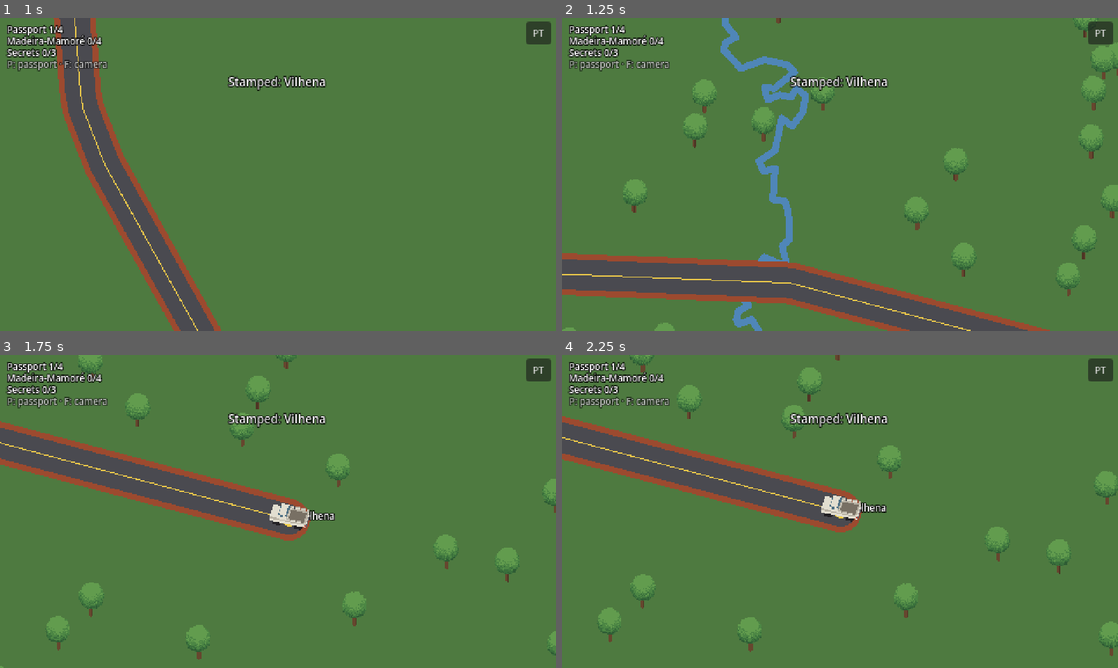
Above: before the commit, frames 1-4 (two rows, left to right).
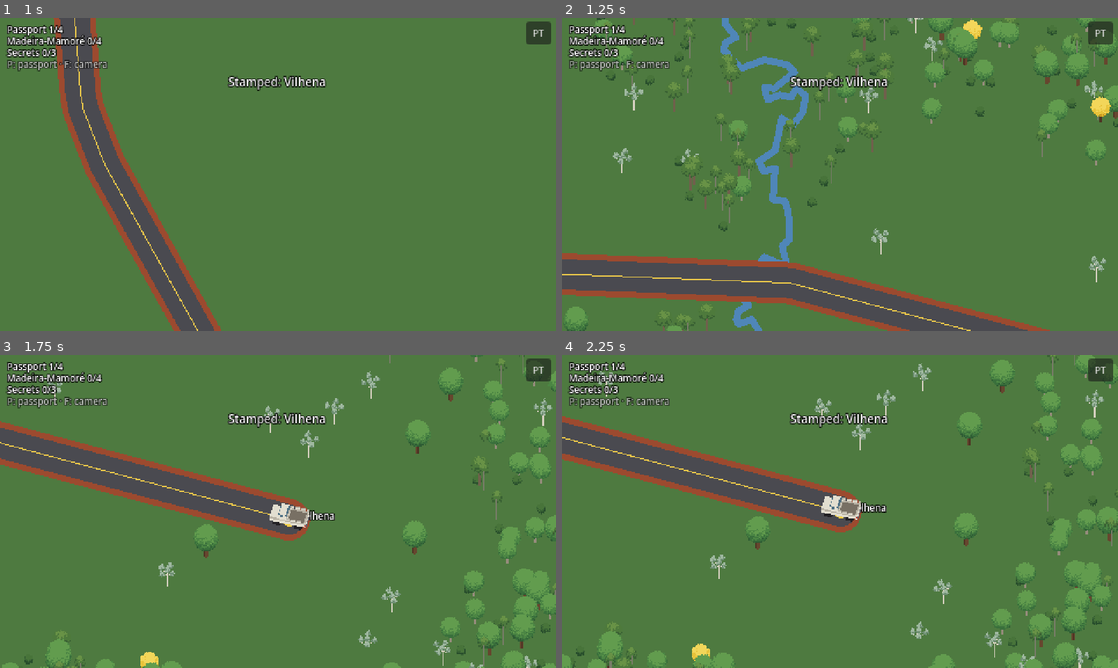
Above: after the commit, the same moments.

Repository: SevenZeroSev3n/explore-rondonia
Game: Godot game, scene res://scenes/main.tscn
Same seed, same stepped clock (60 frames per second), same inputs: the game is played once before the commit and once after it.
Inputs (mouse positions are in pixels of both pictures, inside the frame that each line leads up to):
- Up to frame 1 (1 s): click "Let's go" at 0.5 s
- Up to frame 2 (1.25 s): no input
- Up to frame 3 (1.75 s): tap Enter (interact) at 1.25 s; move the mouse to (400, 495) at 1.27 s; hold E (rotate_view_right) from 1.28 s (still down); hold Enter (interact) from 1.28 s (still down); click (400, 495) at 1.42 s
- Up to frame 4 (2.25 s): release E (rotate_view_right) at 2 s; release Enter (interact) at 2 s; drag from (728, 527) to (812, 574) at 2.02 s

Frame 1 is identical in both runs. In frame 2, 7.8% of the frame differs, in the area x 0-100%, y 0-100%; in frame 3, 7.4%; in frame 4, 8.5%.

Commit message:
feat: dense forest of six real Rondônia trees and detailed art guides
Forest (ADR 0004 update):
- Six tree species plus an undergrowth shrub as stacks: castanheira,
  seringueira, açaí, buriti, ipê-amarelo in bloom, embaúba, shrub
  (code-drawn placeholders, replaceable by four-view sheets)
- scripts/world/forest.gd picks species by habitat: mixed forest with
  noise-driven groves and clearings, buriti/açaí along rivers, sparse
  embaúbas and lone protected castanheiras in the pasture along BR-364
- About six times more plants; planting and clearing go through
  per-frame queues, so crossing chunk borders no longer stalls (worst
  native frame 34 ms -> under 6 ms)
- The old single "tree" stack is now "castanheira"

Art guides in art/views/ replace the short README:
00-workflow (format, steps, checklist, troubleshooting),
01-vehicles-and-traveler, 02-madeira-mamore, 03-forest — each object
with file name, target size, look, palette and a full prompt.

84 GUT tests, 32 Python tests.

Co-Authored-By: Claude Opus 5.5 <noreply@anthropic.com>

Diff:
--- /dev/null
+++ b/game/scripts/world/forest.gd
@@ -0,0 +1,76 @@
+class_name Forest
+extends RefCounted
+## What grows where on layer 1. Pure rules, no nodes: the state map measures the
+## habitat (distance to road and rivers) and asks which species, if any, stands
+## at each candidate spot. Species are real Rondônia trees (art/views/03-forest.md).
+
+enum Habitat { FOREST, RIVERSIDE, PASTURE }
+
+## Slice counts: the contract with tools/build_stacks.py.
+const SLICES := {
+	"castanheira": 26, "seringueira": 20, "acai": 24, "buriti": 24,
+	"ipe": 20, "embauba": 18, "shrub": 6,
+}
+
+## Relative weights per habitat. Castanheiras are protected by law, so in Rondônia
+## they often stand alone in pasture after the forest around them was cleared.
+const WEIGHTS := {
+	Habitat.FOREST: {"castanheira": 3.0, "seringueira": 4.0, "acai": 3.0, "embauba": 1.0, "ipe": 0.5, "buriti": 0.5},
+	Habitat.RIVERSIDE: {"buriti": 5.0, "acai": 4.0, "seringueira": 1.0, "embauba": 0.5},
+	Habitat.PASTURE: {"embauba": 2.0, "castanheira": 1.0},
+}
+
+## Chance a tree candidate is kept: dense forest, fairly dense riverbanks, sparse pasture.
+const DENSITY := {Habitat.FOREST: 0.9, Habitat.RIVERSIDE: 0.75, Habitat.PASTURE: 0.07}
+const SHRUB_DENSITY := {Habitat.FOREST: 0.7, Habitat.RIVERSIDE: 0.5, Habitat.PASTURE: 0.0}
+
+const RIVERSIDE_DISTANCE := 70.0     ## px from a river
+const PASTURE_DISTANCE := 160.0      ## px from BR-364: the cleared belt along the road
+
+var _noise := FastNoiseLite.new()
+
+
+func _init(world_seed: int = 364) -> void:
+	_noise.seed = world_seed
+	_noise.noise_type = FastNoiseLite.TYPE_SIMPLEX_SMOOTH
+	_noise.frequency = 0.004             # clearings and groves a few hundred px across
+
+
+static func habitat(road_distance: float, river_distance: float) -> Habitat:
+	if river_distance <= RIVERSIDE_DISTANCE:
+		return Habitat.RIVERSIDE
+	if road_distance <= PASTURE_DISTANCE:
+		return Habitat.PASTURE
+	return Habitat.FOREST
+
+
+## 0..1: how wooded this spot is (forest has groves and clearings, never uniform).
+func cover(p: Vector2) -> float:
+	return clampf(0.75 + _noise.get_noise_2dv(p) * 0.7, 0.0, 1.0)
+
+
+## Species for a tree candidate, or "" when nothing grows there. keep_roll and
+## species_roll are uniform in [0, 1) (deterministic per candidate).
+func tree_at(h: Habitat, p: Vector2, keep_roll: float, species_roll: float) -> String:
+	var chance: float = DENSITY[h] * (cover(p) if h == Habitat.FOREST else 1.0)
+	if keep_roll >= chance:
+		return ""
+	return pick(WEIGHTS[h], species_roll)
+
+
+func shrub_at(h: Habitat, p: Vector2, keep_roll: float) -> bool:
+	return keep_roll < SHRUB_DENSITY[h] * (cover(p) if h == Habitat.FOREST else 1.0)
+
+
+## Weighted choice; roll in [0, 1).
+static func pick(weights: Dictionary, roll: float) -> String:
+	var total := 0.0
+	for w in weights.values():
+		total += w
+	var acc := 0.0
+	var target := roll * total
+	for name in weights:
+		acc += weights[name]
+		if target < acc:
+			return name
+	return weights.keys()[-1]
--- a/game/scripts/world/state_map.gd
+++ b/game/scripts/world/state_map.gd
@@ -2,15 +2,18 @@
 ## Layer 1: the whole state, from game/data/geo/state_map.json (ADR 0002/0003).
 ## North-up; trees are streamed in chunks around the truck.
 
-const TREE_SHEET := preload("res://assets/stacks/tree/tree_slices.png")
-const TREE_SLICES := 26
 const ASPHALT_HALF_WIDTH := 13.0
 const SHOULDER_HALF_WIDTH := 18.0
 const ROAD_TREE_CLEARANCE := 44.0
 const RIVER_HALF_WIDTH := 3.0
 const CHUNK_SIZE := 384.0
 const CHUNK_RADIUS := 1          ## chunks kept around the truck's chunk in each direction
-const TREES_PER_CHUNK := 18
+const TREES_PER_CHUNK := 300
+const SHRUBS_PER_CHUNK := 130
+## Planting and clearing are spread over frames so crossing a chunk border never
+## stalls a frame (hundreds of stacks per chunk; the web build is slower than native).
+const PLANTS_PER_FRAME := 90
+const CLEARS_PER_FRAME := 200
 const WORLD_SEED := 364
 const STAMP_RADIUS := 70.0
 const SPOT_REVEAL_DISTANCE := 500.0   ## secrets show a glint only when you are near
@@ -32,6 +35,10 @@
 var road_index: PolylineIndex
 var river_index: PolylineIndex
 var _chunks: Dictionary = {}     ## Vector2i -> Array[Node]
+var forest := Forest.new(WORLD_SEED)
+var _sheets: Dictionary = {}     ## species -> Texture2D
+var _to_plant: Array = []        ## [chunk, candidate, is_shrub], nearest chunks first
+var _to_clear: Array[Node] = []
 var _last_chunk := Vector2i(1 << 30, 1 << 30)
 var diorama: Diorama                  ## the active layer-2 scene, or null on the state map
 
@@ -90,6 +97,7 @@
 	if c != _last_chunk:
 		_last_chunk = c
 		_stream_chunks(c)
+	_work_queues()
 
 
 func _unhandled_input(event: InputEvent) -> void:
@@ -274,29 +282,73 @@
 			wanted[center + Vector2i(dx, dy)] = true
 	for c in _chunks.keys():
 		if not wanted.has(c):
-			for n: Node in _chunks[c]:
-				n.queue_free()
+			_to_clear.append_array(_chunks[c])
 			_chunks.erase(c)
-	for c in wanted:
-		if not _chunks.has(c):
-			_chunks[c] = _build_chunk(c)
-
-
-func _build_chunk(c: Vector2i) -> Array[Node]:
-	var nodes: Array[Node] = []
-	for cand in TreeScatter.candidates(c, CHUNK_SIZE, TREES_PER_CHUNK, WORLD_SEED):
-		var p: Vector2 = cand.pos
-		if not is_inside_state(p):
+	_to_plant = _to_plant.filter(func(job): return wanted.has(job[0]))
+	var fresh: Array = wanted.keys().filter(func(c): return not _chunks.has(c))
+	fresh.sort_custom(func(a, b): return (a - center).length_squared() < (b - center).length_squared())
+	for c in fresh:
+		_chunks[c] = [] as Array[Node]
+		for cand in TreeScatter.candidates(c, CHUNK_SIZE, TREES_PER_CHUNK, WORLD_SEED):
+			_to_plant.append([c, cand, false])
+		for cand in TreeScatter.candidates(c, CHUNK_SIZE, SHRUBS_PER_CHUNK, WORLD_SEED + 1):
+			_to_plant.append([c, cand, true])
+
+
+## Plants and clears a bounded amount each frame.
+func _work_queues(plant_budget: int = PLANTS_PER_FRAME) -> void:
+	var cleared := 0
+	while not _to_clear.is_empty() and cleared < CLEARS_PER_FRAME:
+		var n: Node = _to_clear.pop_back()
+		if is_instance_valid(n):
+			n.queue_free()
+		cleared += 1
+	var planted := 0
+	while not _to_plant.is_empty() and planted < plant_budget:
+		var job: Array = _to_plant.pop_front()
+		planted += 1
+		if not _chunks.has(job[0]):
 			continue
-		if road_index.distance_within(p, ROAD_TREE_CLEARANCE) < INF:
+		var cand: Dictionary = job[1]
+		var h: Variant = _habitat_at(cand.pos)
+		if h == null:
 			continue
-		if river_index.distance_within(p, RIVER_HALF_WIDTH + 8.0) < INF:
-			continue
-		var tree := SpriteStack.new()
-		tree.sheet = TREE_SHEET
-		tree.slice_count = TREE_SLICES
-		tree.angle = cand.angle
-		tree.position = p
-		entities.add_child(tree)
-		nodes.append(tree)
-	return nodes
+		var species := ""
+		if job[2]:
+			species = "shrub" if forest.shrub_at(h, cand.pos, cand.keep) else ""
+		else:
+			species = forest.tree_at(h, cand.pos, cand.keep, cand.species)
+		if not species.is_empty():
+			_chunks[job[0]].append(_plant(species, cand))
+
+
+## Builds every queued chunk now (tests and teleports).
+func flush_forest() -> void:
+	while not _to_plant.is_empty() or not _to_clear.is_empty():
+		_work_queues(1 << 30)
+
+
+## Forest habitat at p, or null where nothing may grow (outside the state, on the
+## road and its shoulders, in a river).
+func _habitat_at(p: Vector2) -> Variant:
+	if not is_inside_state(p):
+		return null
+	var road_d := road_index.distance_within(p, Forest.PASTURE_DISTANCE)
+	if road_d < ROAD_TREE_CLEARANCE:
+		return null
+	var river_d := river_index.distance_within(p, Forest.RIVERSIDE_DISTANCE)
+	if river_d < RIVER_HALF_WIDTH + 8.0:
+		return null
+	return Forest.habitat(road_d, river_d)
+
+
+func _plant(species: String, cand: Dictionary) -> SpriteStack:
+	if not _sheets.has(species):
+		_sheets[species] = load("res://assets/stacks/%s/%s_slices.png" % [species, species])
+	var s := SpriteStack.new()
+	s.sheet = _sheets[species]
+	s.slice_count = Forest.SLICES[species]
+	s.angle = cand.angle
+	s.position = cand.pos
+	entities.add_child(s)
+	return s
--- a/game/scripts/world/tree_scatter.gd
+++ b/game/scripts/world/tree_scatter.gd
@@ -16,6 +16,8 @@
 		out.append({
 			"pos": (origin + Vector2(rng.randf() * chunk_size, rng.randf() * chunk_size)).round(),
 			"angle": rng.randf_range(-PI, PI),
+			"keep": rng.randf(),       # rolls for Forest.tree_at / shrub_at
+			"species": rng.randf(),
 		})
 	return out
 
--- /dev/null
+++ b/game/test/unit/test_forest.gd
@@ -0,0 +1,67 @@
+extends GutTest
+
+const H := Forest.Habitat
+
+
+func test_habitat_by_distance() -> void:
+	assert_eq(Forest.habitat(1000.0, 30.0), H.RIVERSIDE, "riverbanks win, even far from the road")
+	assert_eq(Forest.habitat(100.0, INF), H.PASTURE, "the cleared belt along BR-364")
+	assert_eq(Forest.habitat(INF, INF), H.FOREST)
+
+
+func test_pick_follows_weights_and_is_deterministic() -> void:
+	var w := {"a": 1.0, "b": 3.0}
+	assert_eq(Forest.pick(w, 0.0), "a")
+	assert_eq(Forest.pick(w, 0.24), "a")
+	assert_eq(Forest.pick(w, 0.26), "b")
+	assert_eq(Forest.pick(w, 0.999), "b")
+
+
+func test_each_habitat_has_its_own_species() -> void:
+	var f := Forest.new(1)
+	var seen := {H.FOREST: {}, H.RIVERSIDE: {}, H.PASTURE: {}}
+	for h in seen:
+		for i in 200:
+			var s := Forest.pick(Forest.WEIGHTS[h], i / 200.0)
+			seen[h][s] = true
+	assert_has(seen[H.RIVERSIDE], "buriti", "buriti palms line the rivers")
+	assert_does_not_have(seen[H.PASTURE], "acai")
+	assert_has(seen[H.PASTURE], "castanheira", "protected castanheiras stand alone in pasture")
+	assert_gt(seen[H.FOREST].size(), 4, "the forest is mixed")
+
+
+func test_forest_is_far_denser_than_pasture() -> void:
+	var f := Forest.new(364)
+	var rng := RandomNumberGenerator.new()
+	rng.seed = 5
+	var kept := {H.FOREST: 0, H.PASTURE: 0}
+	for i in 2000:
+		var p := Vector2(rng.randf_range(0, 5000), rng.randf_range(0, 5000))
+		var keep := rng.randf()
+		var sp := rng.randf()
+		for h in kept:
+			if not f.tree_at(h, p, keep, sp).is_empty():
+				kept[h] += 1
+	assert_gt(kept[H.FOREST], 1200, "most forest candidates become trees")
+	assert_lt(kept[H.PASTURE], 250, "pasture keeps only a few")
+
+
+func test_cover_has_groves_and_clearings() -> void:
+	var f := Forest.new(364)
+	var lo := 1.0
+	var hi := 0.0
+	for x in range(0, 6000, 50):
+		for y in range(0, 6000, 50):
+			var c := f.cover(Vector2(x, y))
+			lo = minf(lo, c)
+			hi = maxf(hi, c)
+	assert_lt(lo, 0.4, "some clearings")
+	assert_eq(hi, 1.0, "some closed forest")
+
+
+func test_every_species_has_a_sheet_matching_its_slice_count() -> void:
+	for species in Forest.SLICES:
+		var sheet: Texture2D = load("res://assets/stacks/%s/%s_slices.png" % [species, species])
+		assert_not_null(sheet, species)
+		# Tree slices are square: sheet width = slice side x slice count.
+		assert_eq(sheet.get_width(), sheet.get_height() * Forest.SLICES[species], species)
Binary file added: game/assets/stacks/acai/acai_slices.png
Not shown, changed: game/assets/stacks/acai/acai_slices.png.import
Binary file added: game/assets/stacks/buriti/buriti_slices.png
Not shown, added: game/assets/stacks/buriti/buriti_slices.png.import
Renamed: game/assets/stacks/tree/tree_slices.png -> game/assets/stacks/castanheira/castanheira_slices.png
Not shown, added: game/assets/stacks/castanheira/castanheira_slices.png.import
Binary file added: game/assets/stacks/embauba/embauba_slices.png
Not shown, added: game/assets/stacks/embauba/embauba_slices.png.import
Binary file added: game/assets/stacks/ipe/ipe_slices.png
Not shown, added: game/assets/stacks/ipe/ipe_slices.png.import
Binary file added: game/assets/stacks/seringueira/seringueira_slices.png
Not shown, added: game/assets/stacks/seringueira/seringueira_slices.png.import
(and 10 more such lines)
